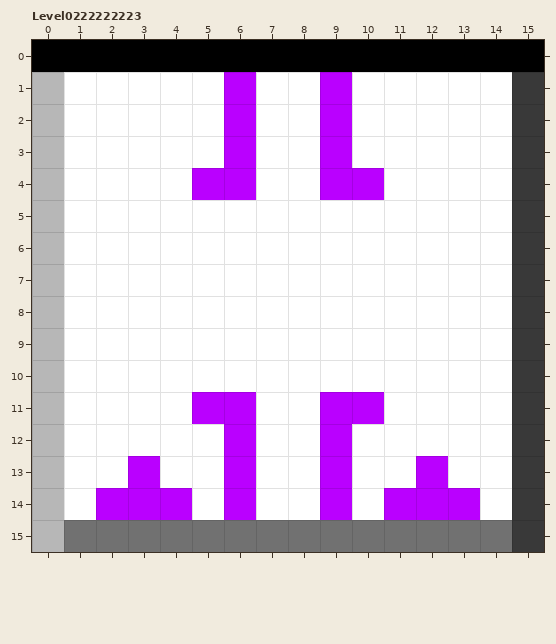
A LDtk project gets an edit: Assets/Resources/Voxel.ldtk. The picture above is the old version.
Cells are 16x16 px. Shown: Level0222222223 x 0..15, y 0..15. The commit also changed other parts of the map, which this record leaves out.
The result:
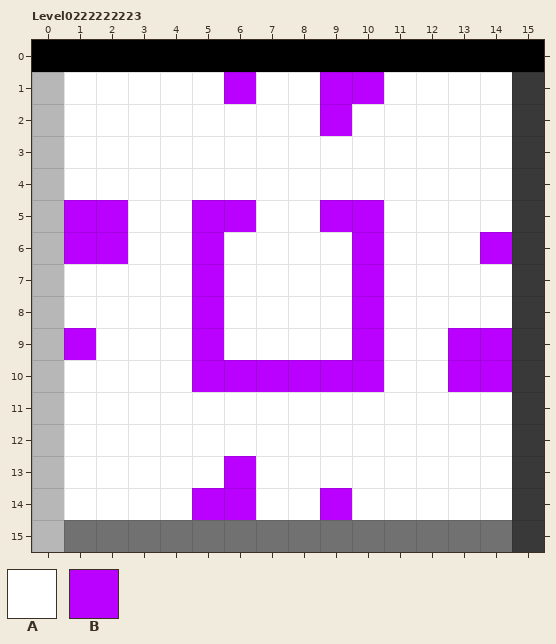
Key: from "Environment": A 1 "Ground", B 6 "Cube".
_ is an empty cell.
From old to new:
Layer "Environment":
Tile B gives way to tile A in row 2 at x 6; in row 3 at x 6 and 9; in row 4 at x 5 to 6 and 9 to 10; in row 11 at x 5 to 6 and 9 to 10; in row 12 at x 6 and 9; in row 13 at x 3, 9 and 12.
Tile B gives way to tile A in row 14 at x 2 to 4 and 11 to 13.
Tile A gives way to tile B in row 1 at x 10; in row 5 at x 1 to 2, 5 to 6 and 9 to 10; in row 6 at x 1 to 2, 5, 10 and 14; in rows 7 to 8 at x 5 and 10; in row 9 at x 1, 5, 10 and 13 to 14; in row 10 at x 5 to 10 and 13 to 14.
Tile A gives way to tile B in row 14 at x 5.
Where, in picture pixels (left, top, right, bottom), the same in both pictures:
changed: (352, 72, 384, 104)
changed: (64, 104, 384, 520)
changed: (480, 232, 512, 264)
changed: (448, 328, 512, 392)
changed: (384, 456, 480, 520)
